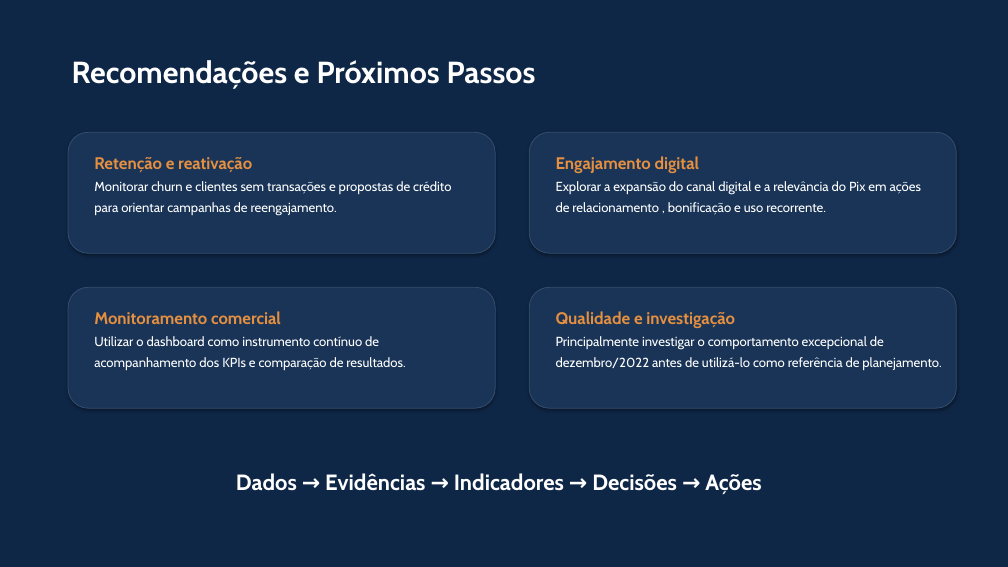
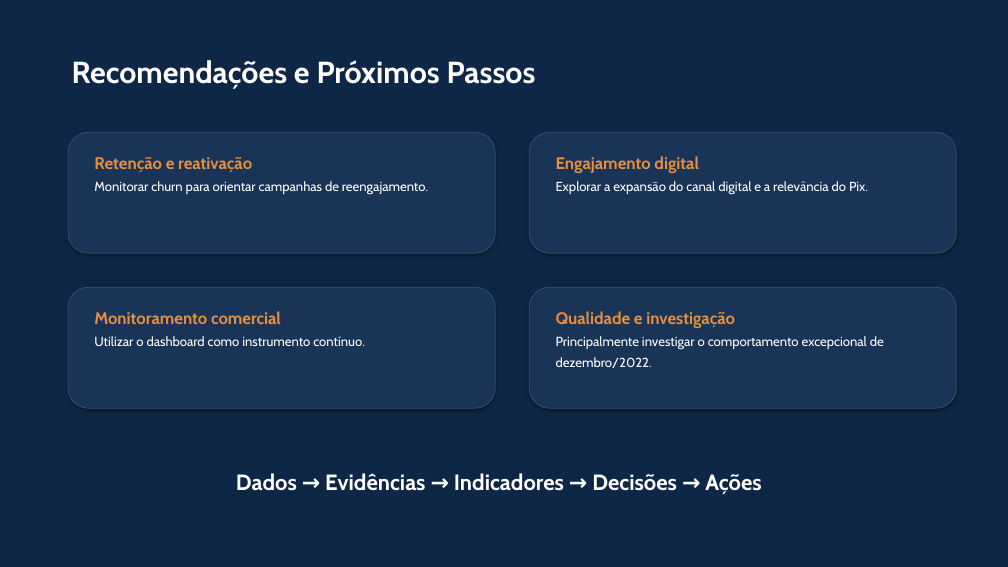
Before and after one commit to luiz-ed-ferreira/Project_BanvicDataAnalytics, a slide deck: slide 10 of docs/Desafio Indicium AI - BanVic Apresentação Final - Luiz Eduardo Ferreira.pptx. Drawn at 1008x567 pixels with LibreOffice and Linux fonts; fonts in the diff are those of the drawing. Boxes give left, top, right and bottom in pixels: in the first picture for what was removed or moved away, otherwise in the second. Text is boxed around its words. In the diff, an @@ line names an element or a change of style, - is before the commit and + after.

```diff
--- a/docs/Desafio Indicium AI - BanVic Apresentação Final - Luiz Eduardo Ferreira.pptx
+++ b/docs/Desafio Indicium AI - BanVic Apresentação Final - Luiz Eduardo Ferreira.pptx
@@ text at (94,181,428,195): text changed @@
-Monitorar churn e clientes sem transações e propostas de crédito
-para orientar campanhas de reengajamento.
+Monitorar churn para orientar campanhas de reengajamento.
@@ text at (556,181,868,195): text changed @@
-Explorar a expansão do canal digital e a relevância do Pix em ações
-de relacionamento , bonificação e uso recorrente.
+Explorar a expansão do canal digital e a relevância do Pix.
@@ text at (94,336,365,346): text changed @@
-Utilizar o dashboard como instrumento contínuo de
-acompanhamento dos KPIs e comparação de resultados.
+Utilizar o dashboard como instrumento contínuo.
@@ text at (556,357,652,368): text changed @@
-dezembro/2022 antes de utilizá-lo como referência de planejamento.
+dezembro/2022.
```
Also in this commit, not shown: 5 other slides changed, 2 other files.
